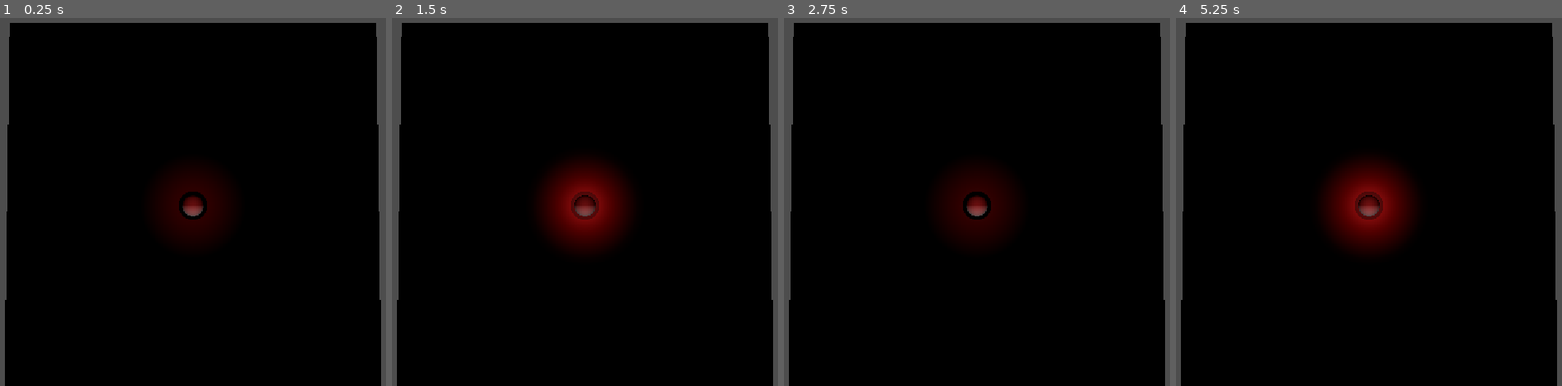
Above: before the commit, frames 1-4 (left to right).
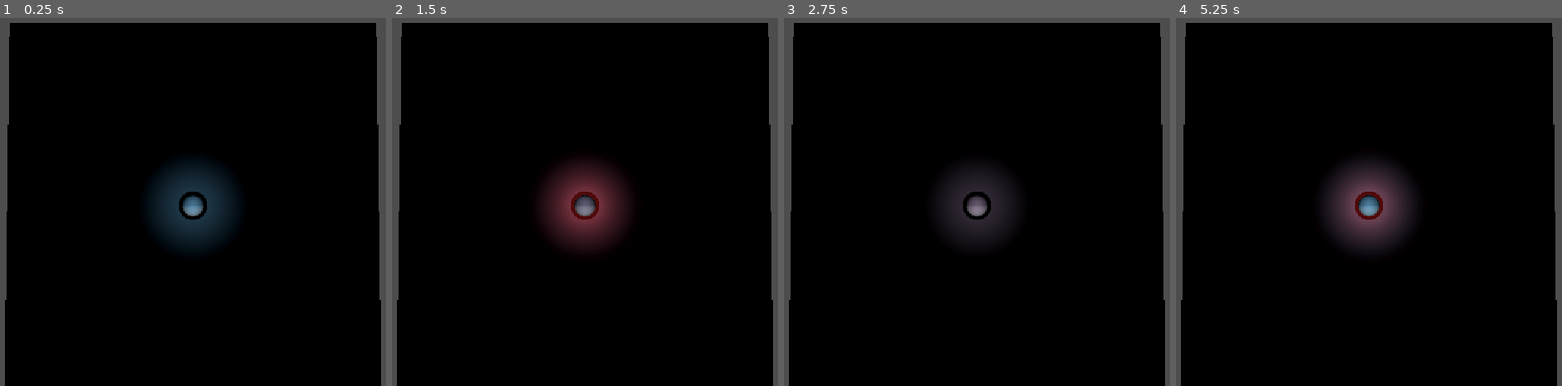
Above: after the commit, the same moments.

Repository: SofiaRubiano10/Zombivors_4to
Game: Godot game, scene res://zona_b.tscn
The game is run twice, just before and just after one commit, with the same random seed, the same clock (stepped at 60 frames per second) and the same inputs.
Inputs:
- Up to frame 1 (0.25 s): no input
- Up to frame 2 (1.5 s): tap Enter at 0.5 s; hold Up 0.53-1.28 s; tap T at 0.6, 1.35 s; tap Space at 1.25 s; hold Down from 1.28 s (still down)
- Up to frame 3 (2.75 s): release Down at 2.03 s; hold Up from 2.03 s (still down); tap T at 2.1 s
- Up to frame 4 (5.25 s): tap Enter at 2.75 s; tap T every 0.75 s from 2.85 to 5.1 s; release Up at 3.53 s; hold Down from 3.53 s (still down)

The runs differ from the first frame. In frame 1, 3.8% of the frame differs, in the area x 38-62%, y 39-63%; in frame 2, 2.9%; in frame 3, 2.7%; in frame 4, 4.1%.

Commit message:
Tarea B nivel 3

Diff:
--- a/sistema_eventos.gd
+++ b/sistema_eventos.gd
@@ -5,13 +5,33 @@
 @export var pico_destello := 4.0
 @export var k_destello := 10.0
 
+@export var luz_variable: Light3D
+@export var color_bajo := Color(0.5, 0.8, 1.0)
+@export var color_alto := Color(1.0, 0.2, 0.2)
+@export var k_variable := 4.0
+
+var variable := 0.0 # Representa la salud del zombi (de 0 a 1)
+
 func _ready() -> void:
 	for d in get_tree().get_nodes_in_group("disparadores"):
 		d.evento.connect(_on_evento)
 	luz_evento.light_energy = 0.0
 
 func _process(delta: float) -> void:
+	# Decaimiento del destello (Nivel 2)
 	luz_evento.light_energy = decaer(luz_evento.light_energy, 0.0, k_destello, delta)
+
+	# Teclas de prueba para subir/bajar la variable (Nivel 3)
+	if Input.is_key_pressed(KEY_UP):
+		variable = minf(1.0, variable + delta * 0.5)
+	elif Input.is_key_pressed(KEY_DOWN):
+		variable = maxf(0.0, variable - delta * 0.5)
+
+	# Actualizar la luz variable (Nivel 3)
+	if luz_variable != null:
+		luz_variable.light_color = color_bajo.lerp(color_alto, variable)
+		var energia_deseada = 1.0 + 3.0 * variable
+		luz_variable.light_energy = decaer(luz_variable.light_energy, energia_deseada, k_variable, delta)
 
 func _on_evento(posicion: Vector3) -> void:
 	luz_evento.global_position = posicion + Vector3.UP * 1.5
--- a/zona_b.tscn
+++ b/zona_b.tscn
@@ -62,6 +62,7 @@
 omni_range = 4.0
 omni_attenuation = 2.0
 
-[node name="SistemaEventos" type="Node" parent="." unique_id=1037207324 node_paths=PackedStringArray("luz_evento")]
+[node name="SistemaEventos" type="Node" parent="." unique_id=1037207324 node_paths=PackedStringArray("luz_evento", "luz_variable")]
 script = ExtResource("3_dbxaw")
 luz_evento = NodePath("../LuzEvento")
+luz_variable = NodePath("../SpotLight3D")
